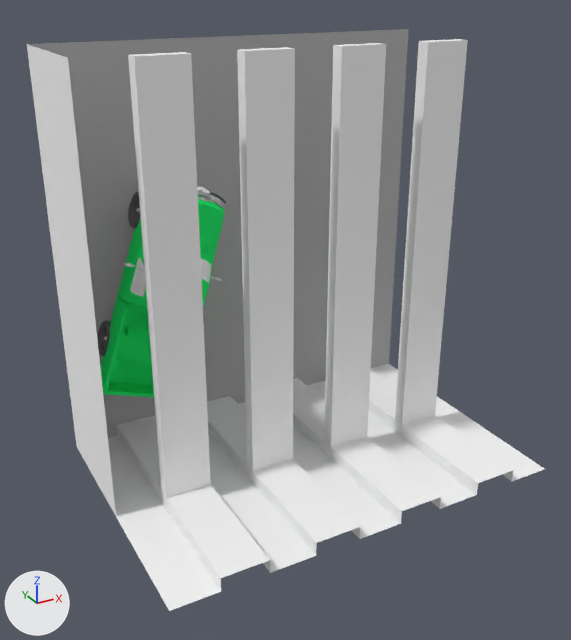
An edit to the OBJ model meshes/cube.obj, drawn before and after from the same camera.
The view is the same before and after, from a 50 mm camera at (-22.4, -108.9, 68.3) aimed at (26.2, -20.6, 24.1). Lighting does not change. The marker at lower left points along +X, +Y and +Z. Where no turn or scale is listed for an object, it has been applied to the vertices.

The scene before the commit, as lines of its bpy script (objects in view):
```python
me_cube = bpy.data.meshes.new('cube')
me_cube.from_pydata(...)  # 4476 vertices, 7066 faces; spans x 0.0..60.0, y -40.0..0.5, z 0.0..60.0
# faces by material slot: [4697, 62, 816, 1337, 151, 3]
me_cube.materials.append(mat_carpaint)  # green #00ff71
me_cube.materials.append(mat_glass)  # white #ffffff
me_cube.materials.append(mat_rubber)  # dark grey #666666
me_cube.materials.append(mat_chrome)  # white #e9e9e9
me_cube.materials.append(mat_wall)  # white #f7f7f7
me_cube.materials.append(mat_floor)  # grey #b7b7b7
ob_cube = bpy.data.objects.new('cube', me_cube)
ob_cube.location = (0.0, 0.0, 0.0)
```
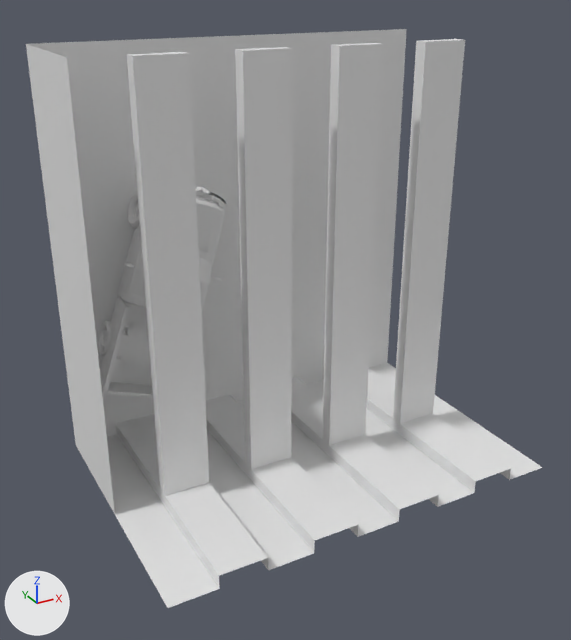
The newer file is also turned or shifted as a whole; pictures and numbers use the older file's frame.

What differs and where, as boxes (x1, y1, x2, y2) in the pictures (571 x 640 px; the box of a moved part takes in the faces that stretch with it):
'cube', reshaped, recoloured
    before: (27, 29, 544, 611)
    after: (26, 29, 542, 608)
part 1 of me_cube, moved or reshaped
    before: (27, 29, 544, 611)
    after: (26, 29, 542, 608)
part 2 of me_cube, recoloured (green to grey)
    both: (100, 195, 224, 397)
part 3 of me_cube, recoloured
    both: (130, 258, 211, 297)
part 4 of me_cube, recoloured
    both: (97, 192, 139, 356)
part 5 of me_cube, recoloured
    both: (104, 187, 226, 340)

The change in detail:
me_cube has 4476 vertices, 7066 faces and spans x 0.0..60.0, y -40.0..0.5, z 0.0..60.0.
me_cube is used by ob_cube; location (0.0, 0.0, 0.0).
me_cube no longer uses material mat_wall (white #f7f7f7).
me_cube no longer uses material mat_floor (grey #b7b7b7).
me_cube part 1: the loose piece of 91 vertices spanning x 0.0..60.0, y -40.0..0.0, z 0.0..60.0 is moved by (0.0, 0.5, 0.0).
me_cube part 2: all 4697 faces that had it switch from mat_carpaint (green #00ff71) to no material.
me_cube part 3: all 62 faces that had it switch from mat_glass (white #ffffff) to no material.
me_cube part 4: all 816 faces that had it switch from mat_rubber (dark grey #666666) to no material.
me_cube part 5: all 1337 faces that had it switch from mat_chrome (white #e9e9e9) to no material.
